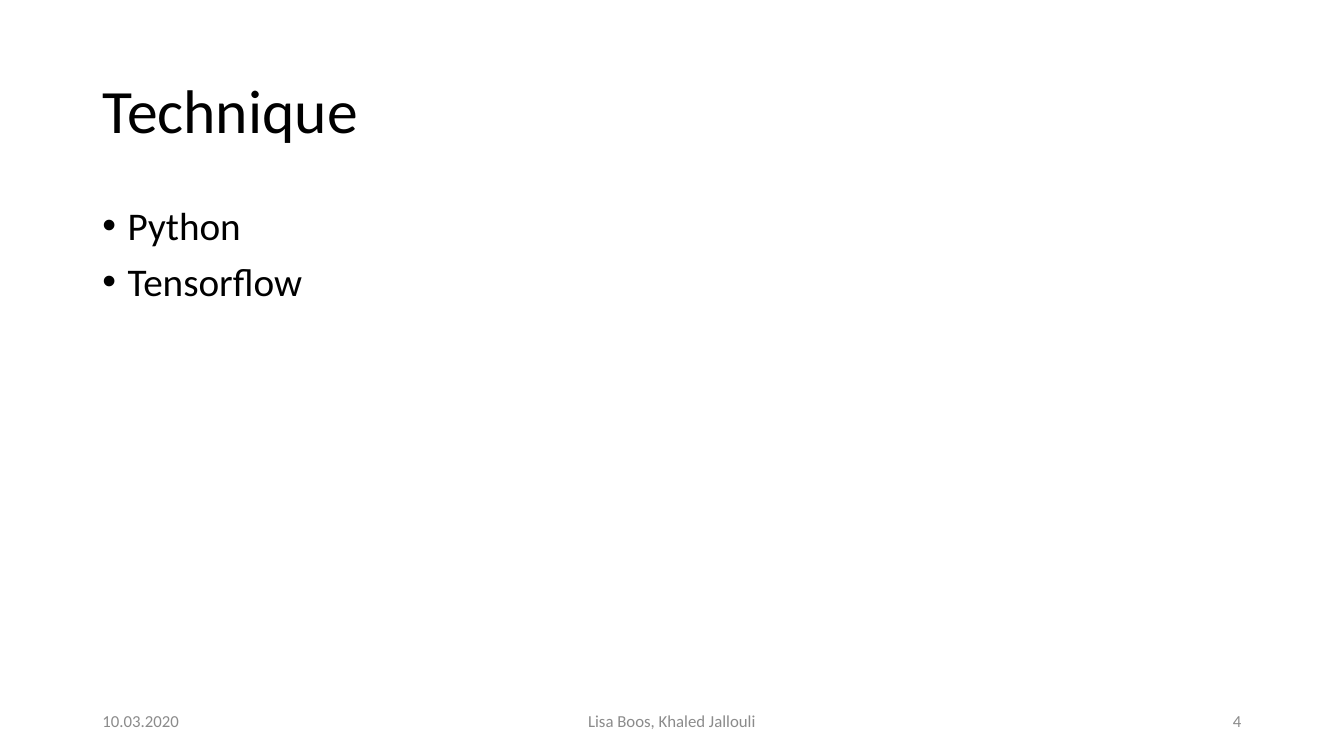
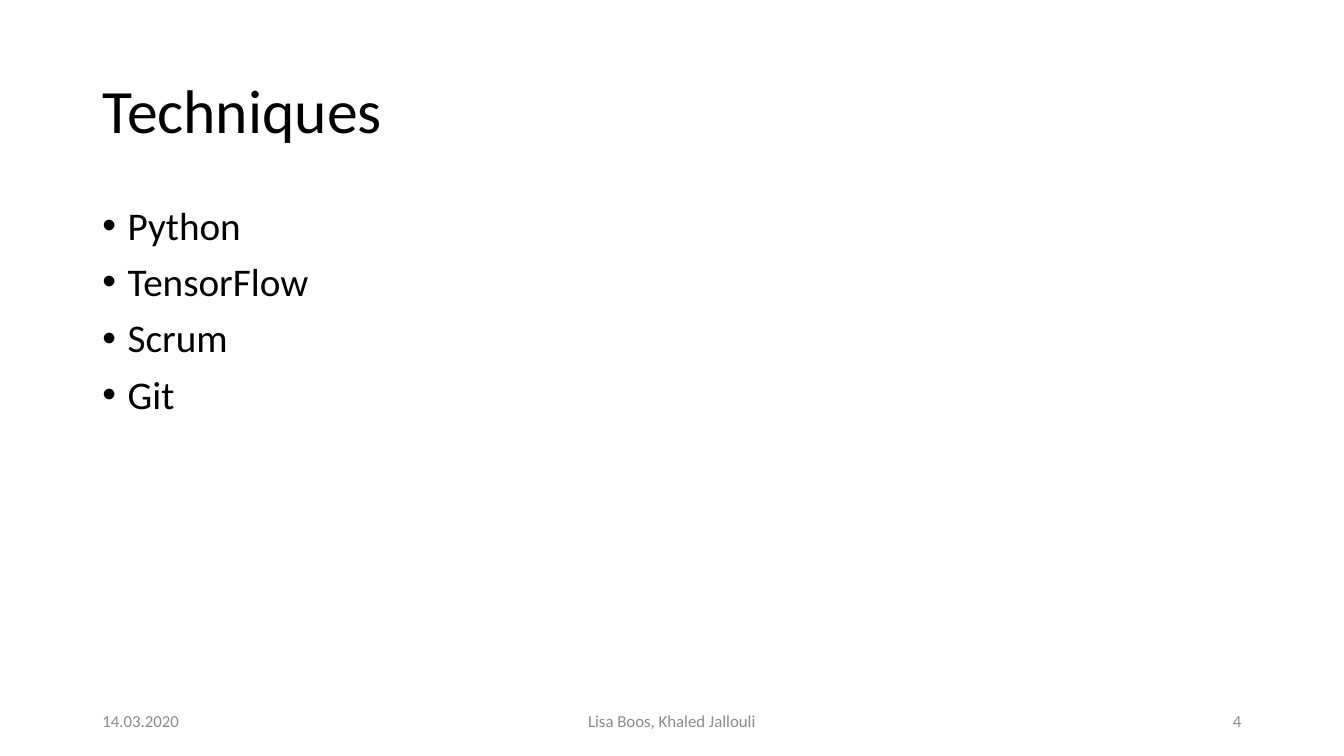
Before and after one commit to Khaledjallouli/project, a slide deck: slide 4 of presentationForFutureStudents/presentationFutureStudents.pptx. Drawn at 1344x756 pixels with LibreOffice and Linux fonts; fonts in the diff are those of the drawing; background and template pictures are left out. Boxes give left, top, right and bottom in pixels: in the first picture for what was removed or moved away, otherwise in the second. Text is boxed around its words. In the diff, an @@ line names an element or a change of style, - is before the commit and + after.

Commit message:
update presentation

```diff
--- a/presentationForFutureStudents/presentationFutureStudents.pptx
+++ b/presentationForFutureStudents/presentationFutureStudents.pptx
@@ title at (x1=102, y1=90, x2=381, y2=143): text changed @@
-Technique
+Techniques
@@ text at (x1=128, y1=268, x2=309, y2=410): text changed @@
-• Tensorflow
+• TensorFlow
+• Scrum
+• Git
@@ text at (x1=102, y1=716, x2=178, y2=727): text changed @@
-10.03.2020
+14.03.2020
```
Also in this commit, not shown: 3 other slides changed, 1 slide added.
